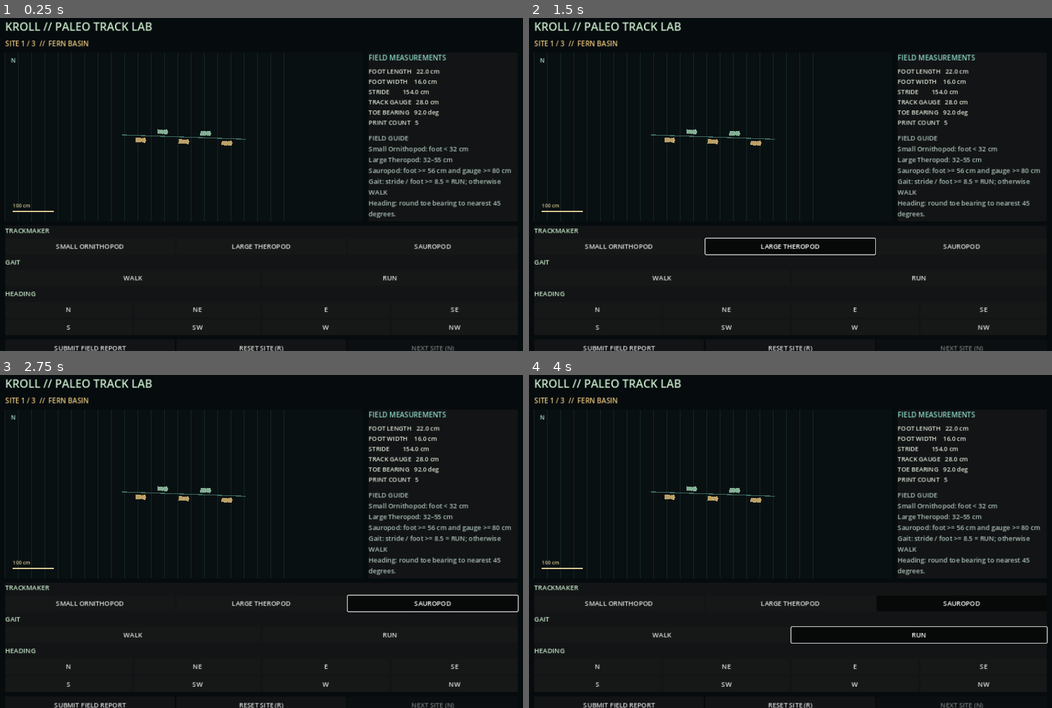
Above: before the commit, frames 1-4 (two rows, left to right).
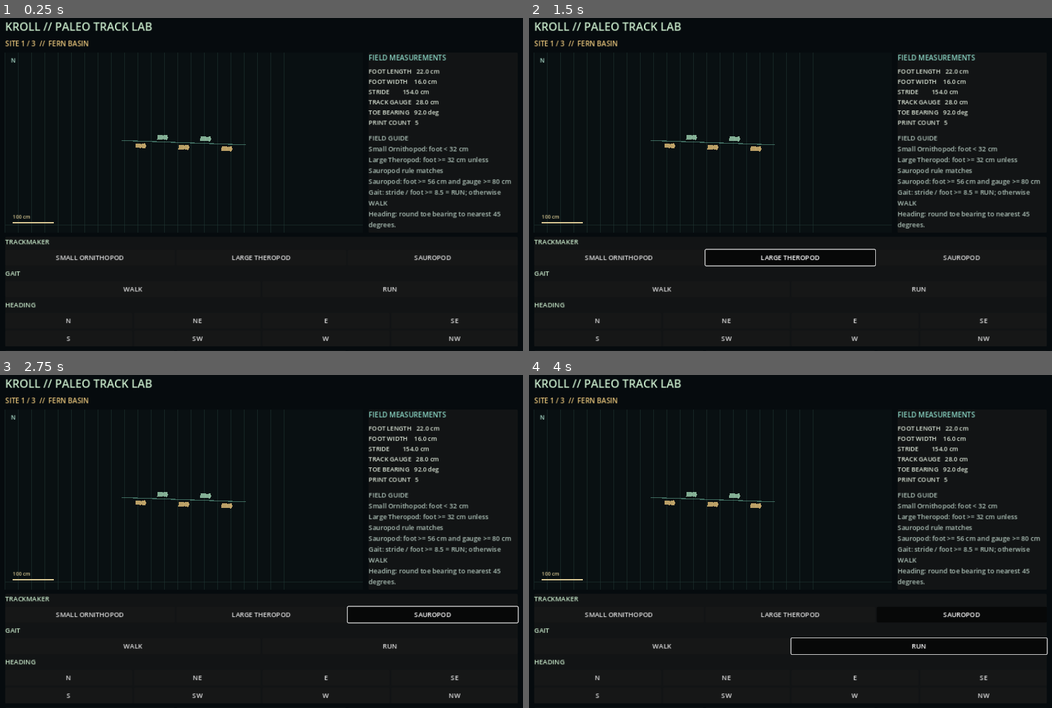
Above: after the commit, the same moments.

Repository: qaqp980520-prog/2126-Survival
Game: Godot game, scene res://main.tscn
Same seed, same stepped clock (60 frames per second), same inputs: the game is played once before the commit and once after it.
Inputs:
- Up to frame 1 (0.25 s): no input
- Up to frame 2 (1.5 s): click "SMALL ORNITHOPOD" at 0.5 s; click "LARGE THEROPOD" at 1.25 s
- Up to frame 3 (2.75 s): click "SAUROPOD" at 2 s
- Up to frame 4 (4 s): click "WALK" at 2.75 s; click "RUN" at 3.5 s

The runs differ from the first frame. In frame 1, 3.8% of the frame differs, in the area x 0-98%, y 33-100%; in frame 2, 4.3%; in frame 3, 4.3%, in the area x 0-100%, y 33-100%; in frame 4, 4.2%.

Commit message:
Clarify Paleo Track Lab field-guide category precedence

Diff:
--- a/daily_games/KROLL_Paleo_Track_Lab/main.gd
+++ b/daily_games/KROLL_Paleo_Track_Lab/main.gd
@@ -132,7 +132,7 @@
     data_column.add_child(_metrics_label)
 
     _field_guide_label = Label.new()
-    _field_guide_label.text = "FIELD GUIDE\nSmall Ornithopod: foot < 32 cm\nLarge Theropod: 32–55 cm\nSauropod: foot >= 56 cm and gauge >= 80 cm\nGait: stride / foot >= 8.5 = RUN; otherwise WALK\nHeading: round toe bearing to nearest 45 degrees."
+    _field_guide_label.text = "FIELD GUIDE\nSmall Ornithopod: foot < 32 cm\nLarge Theropod: foot >= 32 cm unless Sauropod rule matches\nSauropod: foot >= 56 cm and gauge >= 80 cm\nGait: stride / foot >= 8.5 = RUN; otherwise WALK\nHeading: round toe bearing to nearest 45 degrees."
     _field_guide_label.autowrap_mode = TextServer.AUTOWRAP_WORD_SMART
     _field_guide_label.add_theme_color_override("font_color", Color(0.68, 0.76, 0.72))
     data_column.add_child(_field_guide_label)
